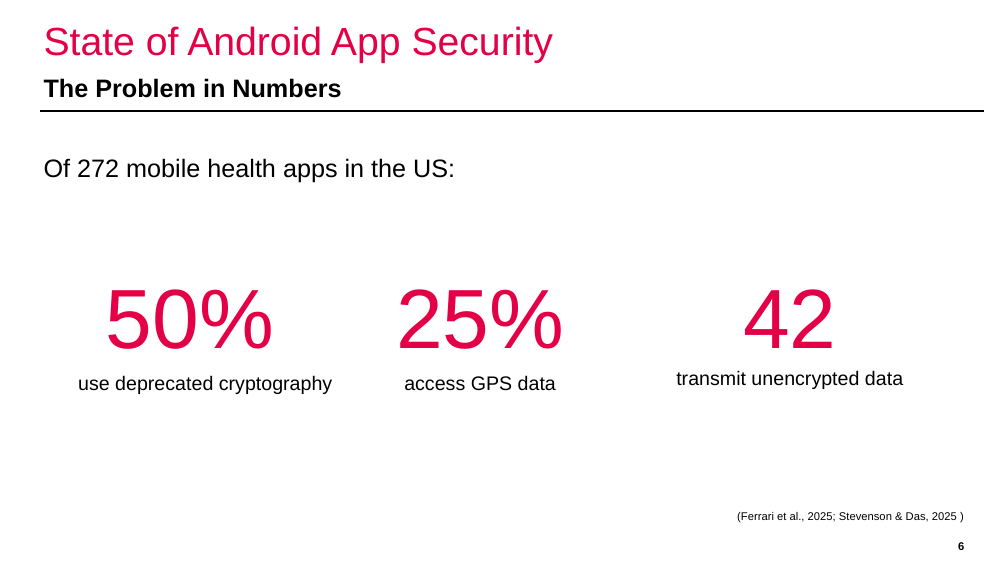
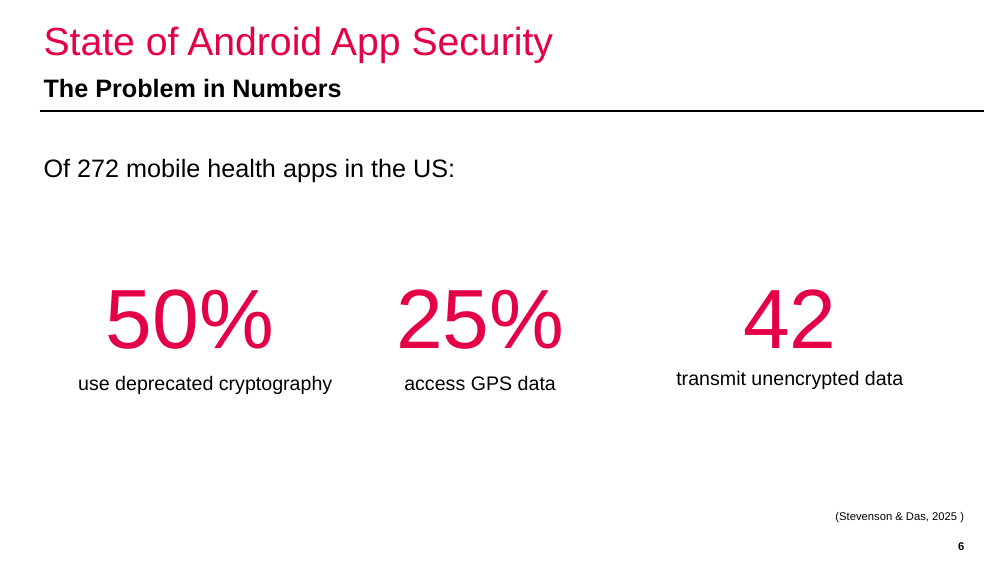
Before and after one commit to domi-cmd/Reference_Application_for_OWASP_MASTG, a slide deck: slide 6 of dev_documents/presentation/ba_thesis_presentation_kronig.pptx. Drawn at 1008x567 pixels with LibreOffice and Linux fonts; fonts in the diff are those of the drawing; background and template pictures are left out. Boxes give left, top, right and bottom in pixels: in the first picture for what was removed or moved away, otherwise in the second. Text is boxed around its words. In the diff, an @@ line names an element or a change of style, - is before the commit and + after.

```diff
--- a/dev_documents/presentation/ba_thesis_presentation_kronig.pptx
+++ b/dev_documents/presentation/ba_thesis_presentation_kronig.pptx
@@ text at [835,512,957,522]: text changed @@
-(Ferrari et al., 2025; Stevenson & Das, 2025 )
+(Stevenson & Das, 2025 )
```
Also in this commit, not shown: 12 other slides changed, 2 slides added, 2 slides removed.
